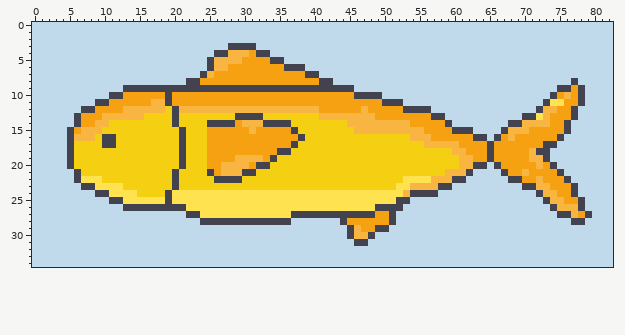
Two states of a sprite sheet, projects/Fin&Breakfast/5yellowfish.PNG. Above: the version before the commit.
The file is 83x35 pixels.
The same view after the edit:
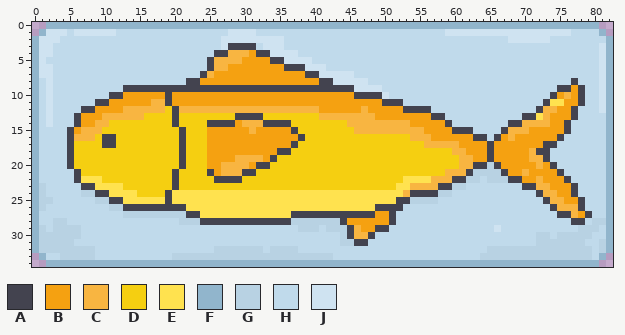
Palette (. is transparent): A #43434f  B #f5a111  C #f8b541  D #f5cf11  E #ffe24f  F #91b5cc  G #b8d2e3  H #c0daeb  J #cfe3f1
The exact change:
y 0: x 0..82 HHHHHHHHHHHHHHHHHHHHHHHHHHHHHHHHHHHHHHHHHHHHHHHHHHHHHHHHHHHHHHHHHHHHHHHHHHHHHHHHHHH -> ..FFFFFFFFFFFFFFFFFFFFFFFFFFFFFFFFFFFFFFFFFFFFFFFFFFFFFFFFFFFFFFFFFFFFFFFFFFFFFFF..
y 1: x 0..4 HHHHH -> .FJJJ; x 6..11 HHHHHH -> JJJJJJ; x 28..31 HHHH -> JJJJ; x 59..76 HHHHHHHHHHHHHHHHHH -> JJJJJJJJJJJJJJJJJJ; x 81..82 HH -> F.
y 2: x 0..3 HHHH -> FJJJ; x 27..35 HHHHHHHHH -> JJJJJJJJJ; x 68..73 HHHHHH -> JJJJJJ; x 82 H -> F
y 3: x 0..2 HHH -> FJJ; x 27 H -> J; x 33..35 HHH -> JJJ; x 81..82 HH -> JF
y 4: x 0..2 HHH -> FJJ; x 34..37 HHHH -> JJJJ; x 81..82 HH -> JF
y 5: x 0..1 HH -> FJ; x 36..39 HHHH -> JJJJ; x 81..82 HH -> JF
y 6: x 0..2 HHH -> FJJ; x 39..41 HHH -> JJJ; x 81..82 HH -> JF
y 7: x 0..2 HHH -> FJJ; x 41..45 HHHHH -> JJJJJ; x 81..82 HH -> JF
y 8: x 0 H -> F; x 2 H -> J; x 43..47 HHHHH -> JJJJJ; x 81..82 HH -> JF
y 9: x 0 H -> F; x 2 H -> J; x 46..49 HHHH -> JJJJ; x 81..82 HH -> JF
y 10: x 0 H -> F; x 2 H -> J; x 50 H -> J; x 81..82 HH -> JF
y 11..12: x 0 H -> F; x 2 H -> J; x 81..82 HH -> JF
y 13..14: x 0 H -> F; x 2 H -> J; x 82 H -> F
y 15..19: x 0 H -> F; x 82 H -> F
y 20: x 0 H -> F; x 65 H -> G; x 82 H -> F
y 21: x 0 H -> F; x 63..66 HHHH -> GGGG; x 82 H -> F
y 22: x 0 H -> F; x 62..63 HH -> GG; x 65..67 HHH -> GGG; x 82 H -> F
y 23: x 0..1 HH -> FG; x 60..61 HH -> GG; x 82 H -> F
y 24: x 0..1 HH -> FG; x 7..8 HH -> GG; x 58..59 HH -> GG; x 82 H -> F
y 25: x 0..2 HHH -> FGG; x 9..10 HH -> GG; x 54..57 HHHH -> GGGG; x 82 H -> F
y 26: x 0..1 HH -> FG; x 11..12 HH -> GG; x 82 H -> F
y 27: x 0 H -> F; x 13..21 HHHHHHHHH -> GGGGGGGGG; x 82 H -> F
y 28: x 0 H -> F; x 3..4 HH -> GG; x 21..23 HHH -> GGG; x 37..43 HHHHHHH -> GGGGGGG; x 80..82 HHH -> GGF
y 29: x 0..1 HH -> FG; x 3..6 HHHH -> GGGG; x 38..40 HHH -> GGG; x 42..44 HHH -> GGG; x 66 H -> J; x 78..80 HHH -> GGG; x 82 H -> F
y 30: x 0..6 HHHHHHH -> FGGGGGG; x 44 H -> G; x 72..73 HH -> GG; x 75..79 HHHHH -> GGGGG; x 82 H -> F
y 31: x 0..5 HHHHHH -> FGGGGG; x 44..45 HH -> GG; x 72..78 HHHHHHH -> GGGGGGG; x 81..82 HH -> GF
y 32: x 0..8 HHHHHHHHH -> FGGGGGGGG; x 26..32 HHHHHHH -> GGGGGGG; x 34..37 HHHH -> GGGG; x 65..79 HHHHHHHHHHHHHHH -> GGGGGGGGGGGGGGG; x 81..82 HH -> GF
y 33: x 0..1 HH -> .F; x 4..8 HHHHH -> GGGGG; x 20..42 HHHHHHHHHHHHHHHHHHHHHHH -> GGGGGGGGGGGGGGGGGGGGGGG; x 64..79 HHHHHHHHHHHHHHHH -> GGGGGGGGGGGGGGGG; x 81..82 HH -> F.
y 34: x 0..82 HHHHHHHHHHHHHHHHHHHHHHHHHHHHHHHHHHHHHHHHHHHHHHHHHHHHHHHHHHHHHHHHHHHHHHHHHHHHHHHHHHH -> ..FFFFFFFFFFFFFFFFFFFFFFFFFFFFFFFFFFFFFFFFFFFFFFFFFFFFFFFFFFFFFFFFFFFFFFFFFFFFFFF..
Where, in picture pixels (left, top, right, bottom), the same in both pictures:
changed: (32, 22, 613, 267)
